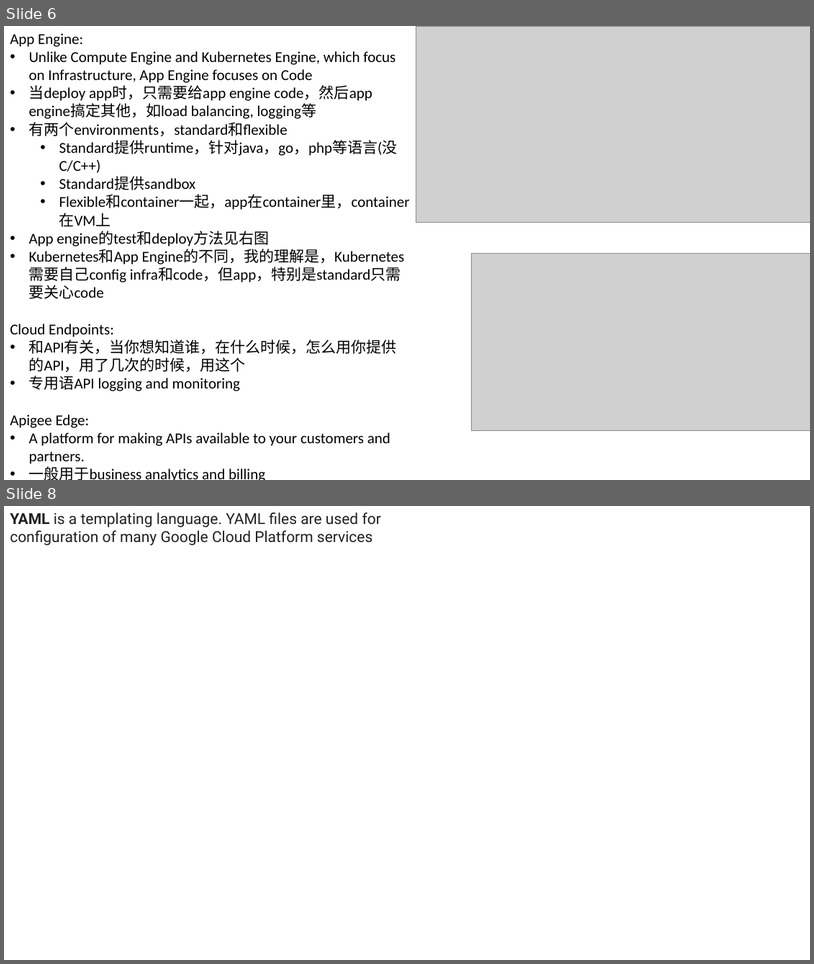
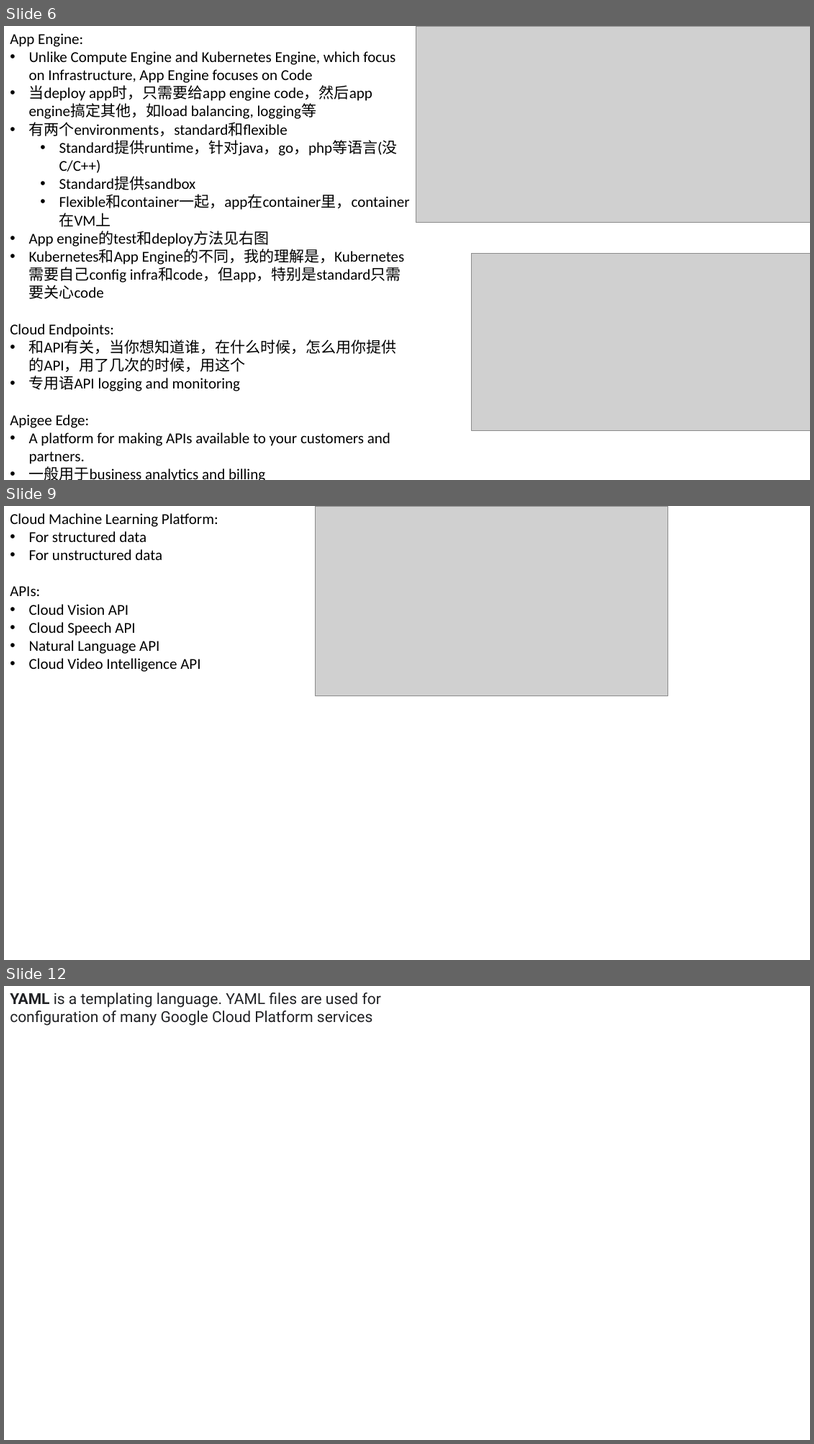
Before and after one commit to legend507/CommonSense, a slide deck: [GCP_Coursera].pptx. Shown one above the other, each under a label of ours: slides 6 and 8 before the commit, slides 6, 9 and 12 after it; the slides between them are not shown. The pictures are 814x964 and 814x1444 pixels, drawn with LibreOffice and Linux fonts; fonts in the diff are those of the drawing; grey boxes stand for pictures. Boxes give left, top, right and bottom in pixels: in the first picture for what was removed or moved away, otherwise in the second. Text is boxed around its words. In the diff, an @@ line names an element or a change of style, - is before the commit and + after.

```diff
--- a/[GCP_Coursera].pptx
+++ b/[GCP_Coursera].pptx
@@ slide 9 added at (4, 506, 810, 960), background #FFFFFF @@
@@ text added at (10, 513, 219, 672), 18 pt, text #000000 @@
+Cloud Machine Learning Platform:
+• For structured data
+• For unstructured data
+APIs:
+• Cloud Vision API
+• Cloud Speech API
+• Natural Language API
+• Cloud Video Intelligence API
@@ picture added at (316, 506, 669, 696) @@
@@ what was slide 8 is now slide 12 @@
```
Also in this commit, not shown: 1 slide changed, 4 other slides added, 1 slide removed.
